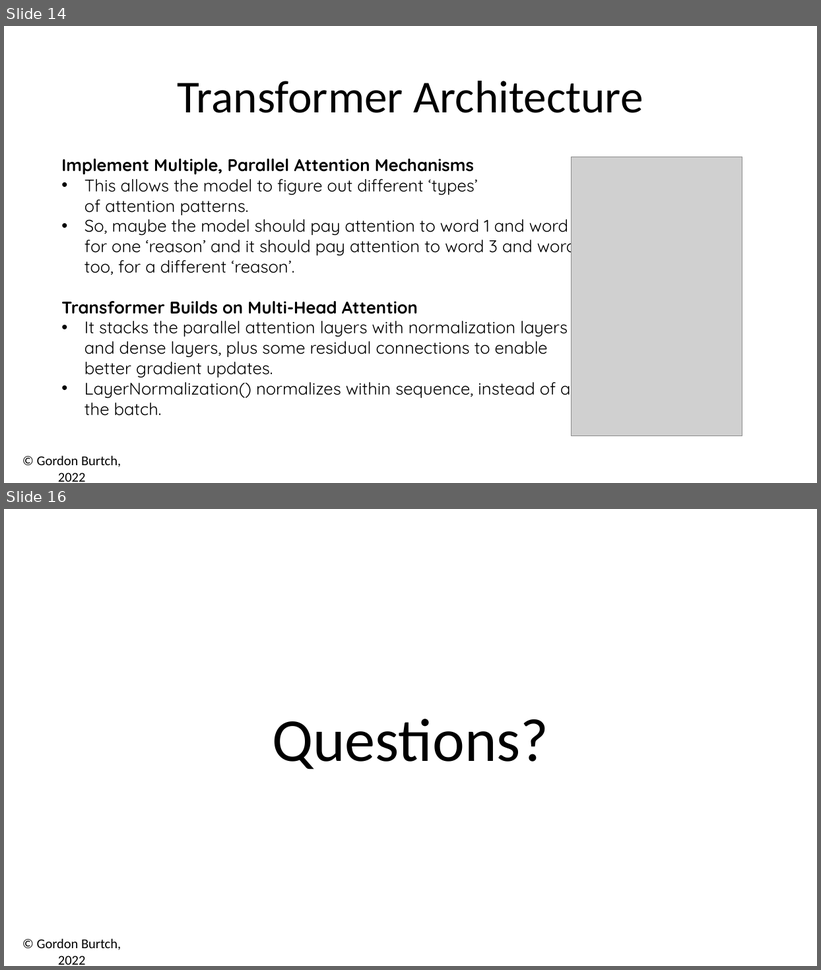
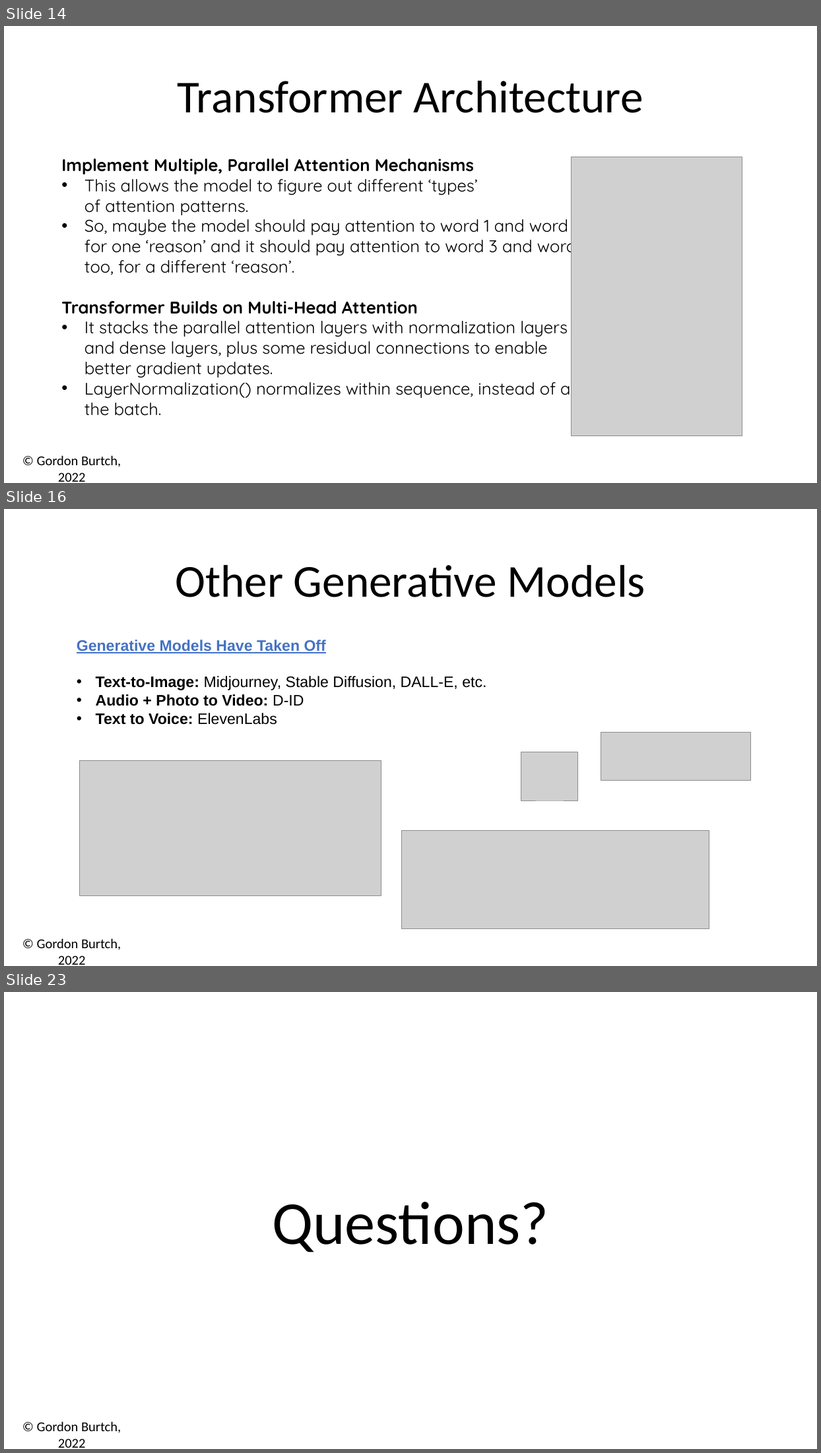
Before and after one commit to gburtch/NYU---ModernAI, a slide deck: Session 6/06b - RNNs for Text.pptx. Shown one above the other, each under a label of ours: slides 14 and 16 before the commit, slides 14, 16 and 23 after it; the slides between them are not shown. The pictures are 821x970 and 821x1453 pixels, drawn with LibreOffice and Linux fonts; fonts in the diff are those of the drawing; grey boxes stand for pictures. Boxes give left, top, right and bottom in pixels: in the first picture for what was removed or moved away, otherwise in the second. Text is boxed around its words. In the diff, an @@ line names an element or a change of style, - is before the commit and + after.

```diff
--- a/Session 6/06b - RNNs for Text.pptx
+++ b/Session 6/06b - RNNs for Text.pptx
@@ slide 16 added at (x1=4, y1=509, x2=817, y2=966), background #FFFFFF; not listed: 1 template element that a slide beside it also shows @@
@@ text added at (x1=175, y1=565, x2=646, y2=597), 54 pt, text #000000 @@
+Other Generative Models
@@ text added at (x1=77, y1=640, x2=486, y2=725), 18 pt, text #000000, bold @@
+Generative Models Have Taken Off
+• Text-to-Image: Midjourney, Stable Diffusion, DALL-E, etc.
+• Audio + Photo to Video: D-ID
+• Text to Voice: ElevenLabs
@@ picture added at (x1=601, y1=732, x2=751, y2=780) @@
@@ picture added at (x1=80, y1=761, x2=381, y2=896) @@
@@ picture added at (x1=521, y1=753, x2=578, y2=801) @@
@@ picture added at (x1=403, y1=830, x2=710, y2=929) @@
@@ what was slide 16 is now slide 23 @@
```
Also in this commit, not shown: 3 slides changed, 6 other slides added, 26 other files.
